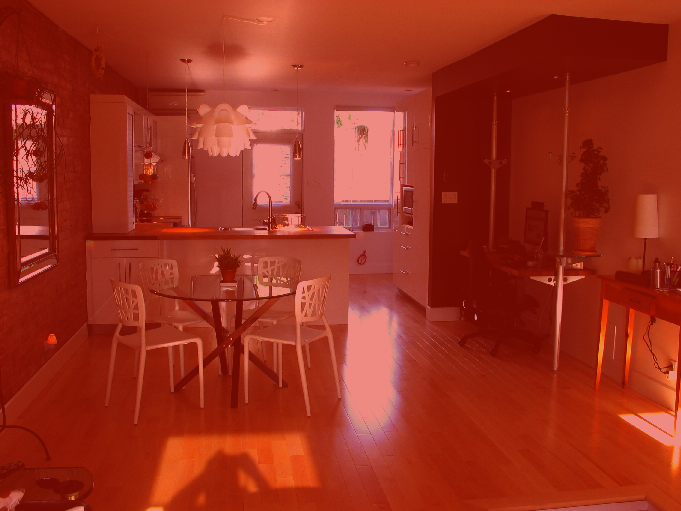
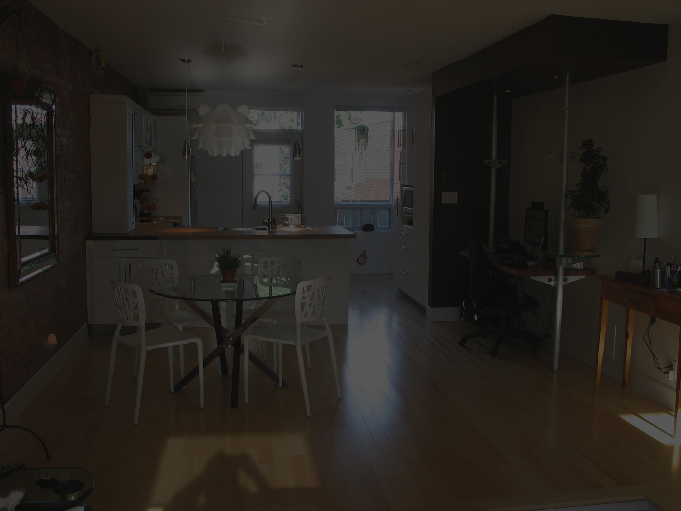
Before/after of a 681px x 511px layered artwork. What changed in the layer stack:
renamed "Hue/Saturation 1" to "Layer 1 copy", opacity 100% → 48%, blend normal → linear burn, moved it above "Layer 1", painted on it, unmasked it over [0, 0, 681, 511]
"Layer 1": opacity 65% → 68%, painted on it over [0, 0, 681, 511]
